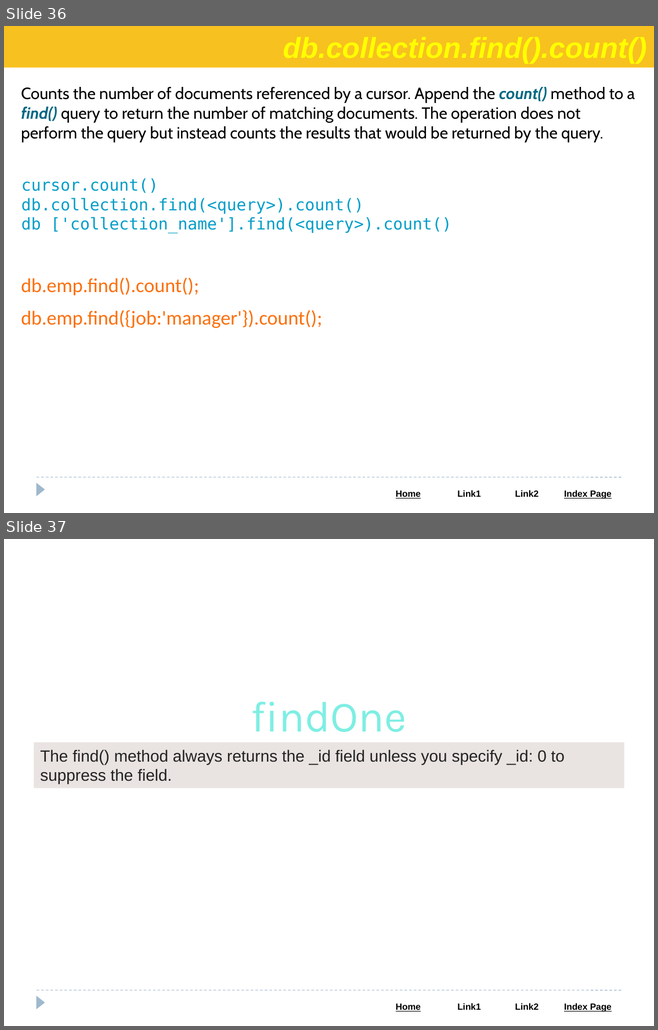
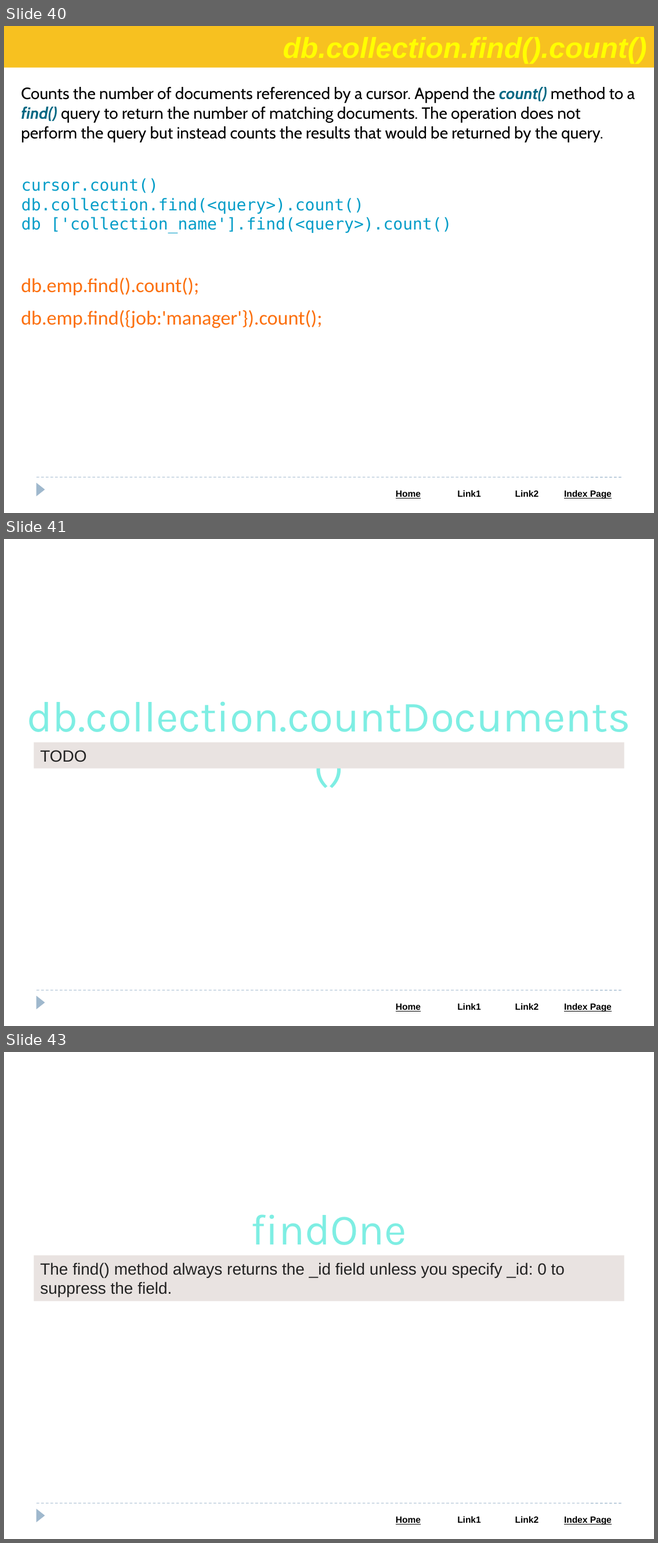
Before and after one commit to Saleel-Bagde/PPT-s, a slide deck: MongoDB PPT.pptx. Shown one above the other, each under a label of ours: slides 36 and 37 before the commit, slides 40, 41 and 43 after it; the slides between them are not shown. The pictures are 658x1030 and 658x1543 pixels, drawn with LibreOffice and Linux fonts; fonts in the diff are those of the drawing. Boxes give left, top, right and bottom in pixels: in the first picture for what was removed or moved away, otherwise in the second. Text is boxed around its words. In the diff, an @@ line names an element or a change of style, - is before the commit and + after.

```diff
--- a/MongoDB PPT.pptx
+++ b/MongoDB PPT.pptx
@@ slide 41 added at (4,539,654,1026), background #FFFFFF; not listed: 3 template elements that a slide beside it also shows @@
@@ text added at (27,701,630,732), 48 pt, text #7EEEE3 @@
+db.collection.countDocuments()
@@ rectangle added at (34,743,623,768), fill #E9E3E1, 18 pt, text #222222 @@
+TODO
@@ what was slide 36 is now slide 40 @@
@@ what was slide 37 is now slide 43 @@
```
Also in this commit, not shown: 6 slides changed, 5 other slides added.
